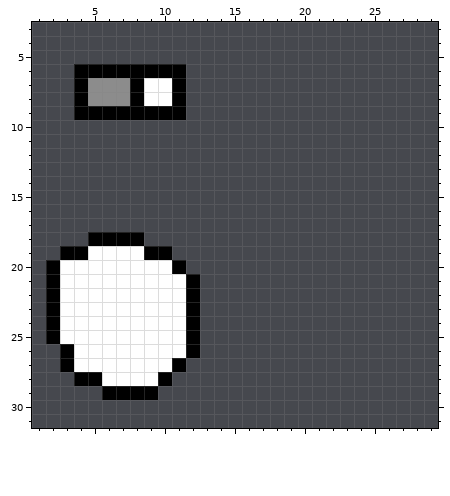
A pixel-art sprite gets an edit: GodotProject/gfx/stuff.png. The first picture shows the starting point.
The file is 64x64 pixels. Shown: x 1..29, y 3..31.
The same view after the edit:
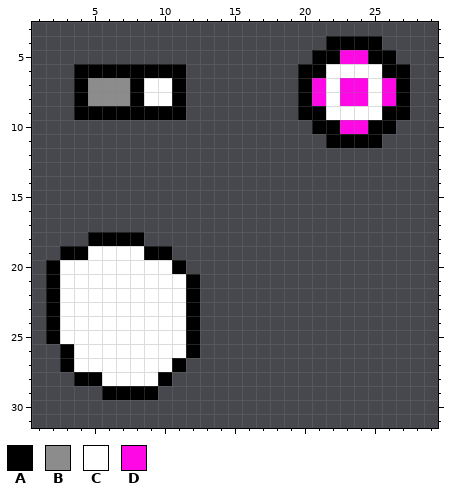
Palette (. is transparent): A #000000  B #8c8c8c  C #ffffff  D #ff08e6
The edit:
@@ x 18..29 @@
  3 ............
- 4 ............
- 5 ............
- 6 ............
- 7 ............
- 8 ............
- 9 ............
-10 ............
-11 ............
+ 4 ....AAAA....
+ 5 ...AADDAA...
+ 6 ..AACCCCAA..
+ 7 ..ADCDDCDA..
+ 8 ..ADCDDCDA..
+ 9 ..AACCCCAA..
+10 ...AADDAA...
+11 ....AAAA....
 12 ............
Pixel boxes of the changes (left, top, right, bottom) in both pictures:
added: (298, 36, 410, 148)
